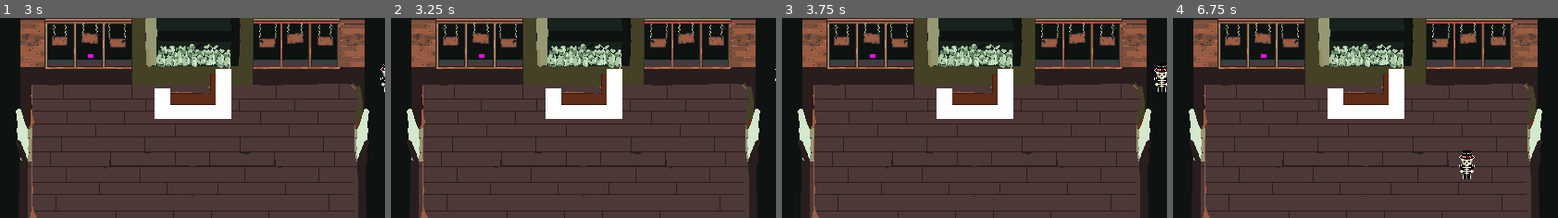
Above: before the commit, frames 1-4 (left to right).
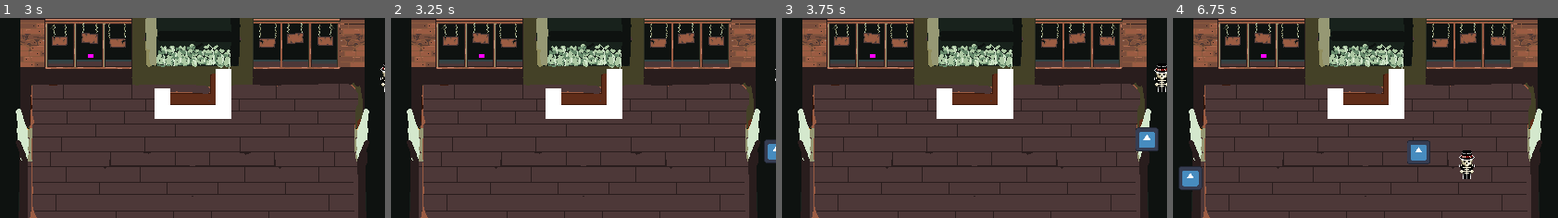
Above: after the commit, the same moments.

Repository: bean-jam/hack-sussex-game-jam-2025
Game: Godot game, scene res://Scenes/test_environment.tscn
Two runs of this game, one before a commit and one after it. Both use one fixed random seed, a clock stepped at 60 frames per second and the inputs below. This scene is started directly instead of the project's main scene. The engine's default icon, where the game draws it, is replaced by a stand-in: a white triangle on a blue panel in a dark square.
Inputs (mouse positions are in pixels of both pictures, inside the frame that each line leads up to):
- Up to frame 1 (3 s): move the mouse to (277, 108) at 0.52 s; hold Right (move_right) 0.53-1.25 s; tap X (drop) at 0.6, 2.1 s; click (277, 108) at 0.67 s; drag from (115, 128) to (173, 158) at 1.27 s; move the mouse to (231, 74) at 2.02 s; hold Right (move_right) 2.03-2.75 s; drag from (173, 158) to (77, 88) at 2.77 s
- Up to frame 2 (3.25 s): no input
- Up to frame 3 (3.75 s): move the mouse to (1090, 148) at 3.52 s; hold Left (move_left) from 3.53 s (still down); tap X (drop) at 3.6 s
- Up to frame 4 (6.75 s): release Left (move_left) at 4.25 s; drag from (1250, 88) to (1307, 68) at 4.27 s; move the mouse to (1384, 118) at 5.02 s; hold Down (move_down) 5.03-5.75 s; tap X (drop) at 5.1, 6.6 s; click (1384, 118) at 5.17 s; drag from (1307, 68) to (1288, 128) at 5.77 s; move the mouse to (1450, 108) at 6.52 s; hold Up (move_up) from 6.53 s (still down)

Frame 1 is identical in both runs. In frame 2, 0.4% of the frame differs, in the area x 96-100%, y 60-73%; in frame 3, 0.7%; in frame 4, 1.4%, in the area x 1-67%, y 61-87%.

Commit message:
rats done

Diff:
--- a/Scenes/spawner.tscn
+++ b/Scenes/spawner.tscn
@@ -8,7 +8,7 @@
 enemy_scene = ExtResource("2_mdv8j")
 
 [node name="SpawnTimer" type="Timer" parent="."]
-wait_time = 0.5
+wait_time = 3.0
 autostart = true
 
 [connection signal="timeout" from="SpawnTimer" to="." method="_on_timer_timeout"]
--- a/Scenes/test_environment.tscn
+++ b/Scenes/test_environment.tscn
@@ -1,10 +1,10 @@
-[gd_scene load_steps=6 format=3 uid="uid://cbkr5iw26j277"]
+[gd_scene load_steps=6 format=3 uid="uid://24x6e6dclp2a"]
 
 [ext_resource type="PackedScene" uid="uid://bqn65togivj2c" path="res://Scenes/player.tscn" id="1_ovar5"]
-[ext_resource type="PackedScene" uid="uid://hsoeols25sni" path="res://Scenes/enemy.tscn" id="2_k0r8c"]
-[ext_resource type="PackedScene" path="res://Scenes/desk.tscn" id="3_ncdvc"]
+[ext_resource type="PackedScene" uid="uid://54fowpysamwd" path="res://Scenes/desk.tscn" id="3_ncdvc"]
 [ext_resource type="Texture2D" uid="uid://dqcsvp5wnx27r" path="res://Assets/Environment/ENVIRO.png" id="4_k0r8c"]
-[ext_resource type="PackedScene" uid="uid://bonbooj2bn18v" path="res://Scenes/item_container.tscn" id="5_ncdvc"]
+[ext_resource type="PackedScene" uid="uid://bqhdeb8timjow" path="res://Scenes/spawner.tscn" id="5_3wfad"]
+[ext_resource type="PackedScene" path="res://Scenes/item_container.tscn" id="5_ncdvc"]
 
 [node name="test-environment" type="Node2D"]
 
@@ -20,3 +20,5 @@
 
 [node name="ItemContainer" parent="." instance=ExtResource("5_ncdvc")]
 position = Vector2(98, 41)
+
+[node name="Spawner" parent="." instance=ExtResource("5_3wfad")]
--- a/Scripts/enemy_script.gd
+++ b/Scripts/enemy_script.gd
@@ -2,10 +2,12 @@
 
 # Movement speed (random range)
 @export var speed: int = 50
+@export var ceiling_y: float = 100.0
+@export var floor_y: float = 210.0
 
 # Current direction of movement
 var velocity: Vector2 = Vector2.ZERO
-var screen_size: Vector2
+var screen_size = get_viewport_rect().size
 var direction: int = 1 # 1 for right, -1 for left
 signal rat_squished
 
@@ -17,6 +19,15 @@
 # Called every frame
 func _process(delta):
 	position += velocity * speed * delta
+	if position.y < ceiling_y:
+		position.y = ceiling_y  # Snap rat back to the ceiling line
+		if velocity.y < 0:
+			velocity.y *= -1
+
+	if position.y >= floor_y:
+		position.y = floor_y
+		velocity.y *= -1
+
 
 	check_offscreen_despawn()
 
@@ -34,6 +45,8 @@
 func change_direction():
 	var random_angle = randf() * 2 * PI
 	velocity = Vector2(cos(random_angle), sin(random_angle))
+	#if velocity.y < 200:
+		#velocity.y = abs(velocity.y)
 	velocity.y = velocity.y / 5.0
 	velocity = velocity.normalized()
 	direction = 1 if velocity.x >= 0 else -1
